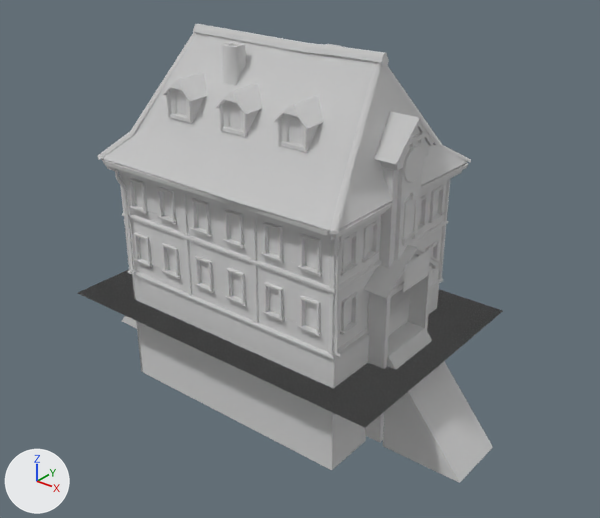
The glTF model mods/addon-pescatarians/data/jakob/small-post/post.gltf as it was, and as the next commit left it.
One viewpoint serves both versions: a camera (50 mm lens) standing at (3.94, -4.73, 3.38) and looking at (0.12, 0.04, 0.42). The axes (+X, +Y, +Z) are drawn at lower left. The lights are the same throughout. Objects named as collision shapes, trigger or cutter boxes, shadow casters or lower levels of detail are left out. Where no turn or scale is listed for an object, it has been applied to the vertices. Vertices at the same position are counted once.

In view in the first picture: '_post_lod0', 'file_c4_center3.011', 'file_c4_corner4.005', 'file_c4_corner4.006', 'file_c4_corner4.008', 'ground'.
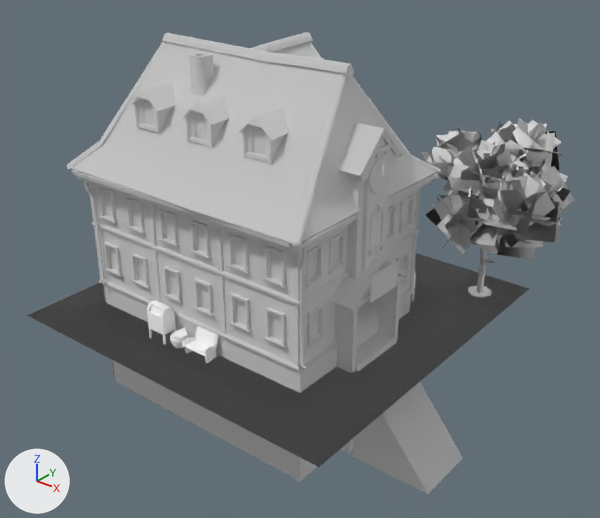
Where the change shows, as pixel boxes (x1, y1, x2, y2) in the pictures (600 x 518 px):
'_post_lod0', deleted: before (98, 24, 493, 483)
'_lod0', added: after (67, 32, 463, 494)
'prop_tree', added: after (422, 118, 575, 293)
'ground', reshaped (18% wider, 28% taller): before (79, 261, 503, 427); after (28, 253, 529, 466)
'file_c4_corner4.005', moved: before (251, 353, 441, 428); after (204, 366, 406, 467)
'file_c4_center3.011', moved: before (158, 319, 292, 374); after (108, 331, 254, 407)
'file_c4_corner4.006', moved: before (391, 289, 502, 362); after (409, 257, 529, 335)
'file_c4_corner4.008', moved: before (78, 271, 223, 330); after (27, 283, 195, 357)
'FeedbackBlocker', added: after (260, 294, 498, 465)
'file_c4_center3.001', added: after (355, 313, 474, 393)
'FeedbackBlocker.001', added: after (33, 303, 284, 434)
'prop_pier_bench2', added: after (182, 326, 219, 363)
'FeedbackBlocker.002', added: after (415, 255, 474, 293)
'prop_flower_pot_1', added: after (170, 327, 189, 348)
'prop_pot', added: after (468, 286, 491, 298)
'FeedbackBlocker.003', added: after (61, 284, 104, 312)

The change, as a list of edits to the scene's bpy script:
```text
Change me_plane_002:
    where me_plane_002.from_pydata(...)  # 4 vertices, 2 faces; spans x -1.5..1.5, y -1.0..1.0, z 0.0
    me_plane_002 part 1
    me_plane_002.vertices[0].co: (-1.5, -1.0, 0.0) -> (-1.5, -1.5, 0.0)  # pixel (77, 292) -> pixel (27, 315)
    me_plane_002.vertices[1].co: (1.5, -1.0, 0.0) -> (1.5, -1.5, 0.0)  # pixel (365, 427) -> pixel (318, 467)
    me_plane_002.vertices[2].co: (-1.5, 1.0, 0.0) -> (-1.5, 1.5, 0.0)
    me_plane_002.vertices[3].co: (1.5, 1.0, 0.0) -> (1.5, 1.5, 0.0)  # pixel (503, 310) -> pixel (529, 288)
Add me_new_mesh_003:
    me_new_mesh_003.from_pydata([(-3.36, -0.21, 0.0), (-3.36, 2.18, 0.0), (-3.1, 2.18, 0.0), (-3.1, -0.21, 0.0)], [], [(1, 2, 3), (1, 3, 0)])
Add me_new_mesh_002:
    me_new_mesh_002.from_pydata([(-3.05, 2.0, 0.0), (-3.05, 2.49, 0.0), (-0.88, 2.49, 0.0), (-0.88, 2.0, 0.0)], [], [(1, 2, 3), (1, 3, 0)])
Add me_new_mesh_001:
    me_new_mesh_001.from_pydata([(-3.36, -0.5, 0.0), (-3.36, -0.21, 0.0), (-0.88, -0.21, 0.0), (-0.88, -0.5, 0.0)], [], [(1, 2, 3), (1, 3, 0)])
Add me_new_mesh_004:
    me_new_mesh_004.from_pydata([(-0.87, -0.5, 0.0), (-0.87, 1.99, 0.0), (-0.4, 1.99, 0.0), (-0.4, -0.5, 0.0)], [], [(1, 2, 3), (1, 3, 0)])
Remove ob_post_lod0:
    ob_post_lod0 = bpy.data.objects.new('_post_lod0', me_mesh_0_030)
Change ob_file_c4_corner4_005:
    ob_file_c4_corner4_005.location: (1.0, -0.5, 0.0) -> (1.0, -1.0, 0.0)
Change ob_file_c4_corner4_006:
    ob_file_c4_corner4_006.location: (1.0, 0.5, 0.0) -> (1.0, 1.0, 0.0)
Change ob_file_c4_corner4_008:
    ob_file_c4_corner4_008.location: (-1.0, -0.5, 0.0) -> (-1.0, -1.0, 0.0)
Change ob_file_c4_center3_011:
    ob_file_c4_center3_011.location: (0.0, -0.5, 0.0) -> (0.0, -1.0, 0.0)
Add ob_feedbackblocker_003:
    ob_feedbackblocker_003 = bpy.data.objects.new('FeedbackBlocker.003', me_new_mesh_003)
    ob_feedbackblocker_003.location = (1.875, -1.0, 0.0)
Add ob_feedbackblocker_002:
    ob_feedbackblocker_002 = bpy.data.objects.new('FeedbackBlocker.002', me_new_mesh_002)
    ob_feedbackblocker_002.location = (1.875, -1.0, 0.0)
Add ob_feedbackblocker_001:
    ob_feedbackblocker_001 = bpy.data.objects.new('FeedbackBlocker.001', me_new_mesh_001)
    ob_feedbackblocker_001.location = (1.875, -1.0, 0.0)
Add ob_feedbackblocker:
    ob_feedbackblocker = bpy.data.objects.new('FeedbackBlocker', me_new_mesh_004)
    ob_feedbackblocker.location = (1.875, -1.0, 0.0)
Add ob_lod0:
    ob_lod0 = bpy.data.objects.new('_lod0', me_mesh_0_016)  # 4593 vertices, 5805 faces; spans x -0.88..2.16, y -1.22..1.33, z -1.76..1.17; in mat_school (its picture is missing), mat_phone_booth (white #ffffff), mat_postbox (white #ffffff), mat_glass (white #ffffff)
    ob_lod0.location = (-0.427, 0.108, 0.973)
Add ob_prop_pot:
    ob_prop_pot = bpy.data.objects.new('prop_pot', me_data_graphics_props_decoration_simple_pot_prp)  # 16 vertices, 22 faces; spans x -0.104..0.111, y -0.107..0.108, z 0.0..0.078; in mat_material_0 (white #ffffff)
    ob_prop_pot.location = (1.19, 1.171, -0.067)
Add ob_prop_tree:
    ob_prop_tree = bpy.data.objects.new('prop_tree', me_data_graphics_props_terrain_props_vegetation_trees_moderate_tre)  # 940 vertices, 613 faces; spans x -0.59..0.746, y -0.781..0.628, z -0.001..1.467
    ob_prop_tree.location = (1.191, 1.168, 0.0)
Add ob_prop_flower_pot_1:
    ob_prop_flower_pot_1 = bpy.data.objects.new('prop_flower_pot_1', me_data_graphics_props_decoration_flower_pot_02_prp)  # 56 vertices, 86 faces; spans x -0.111..0.111, y -0.108..0.108, z 0.0..0.173; in mat_data_graphics_props_decoration_flower_pot_02_prp (white #ffffff)
    ob_prop_flower_pot_1.location = (-0.193, -1.04, 0.0)
    ob_prop_flower_pot_1.rotation_euler = (0.0, 0.0, -3.142)  # degrees (0, 0, -180)
    ob_prop_flower_pot_1.scale = (0.678, 0.678, 0.678)
Add ob_prop_pier_bench2:
    ob_prop_pier_bench2 = bpy.data.objects.new('prop_pier_bench2', me_data_graphics_props_furniture_pier_bench_prp)  # 67 vertices, 74 faces; spans x -0.163..0.163, y -0.085..0.047, z 0.0..0.153; in mat_data_graphics_props_furniture_pier_bench_prp (white #ffffff)
    ob_prop_pier_bench2.location = (0.042, -1.062, 0.004)
    ob_prop_pier_bench2.rotation_euler = (0.0, 0.0, 3.128)  # degrees (0, 0, 179)
    ob_prop_pier_bench2.scale = (0.75, 1.25, 1.25)
Add ob_file_c4_center3_001:
    ob_file_c4_center3_001 = bpy.data.objects.new('file_c4_center3.001', me_data_jakob_decals_city_city_center3_cfg_001)
    ob_file_c4_center3_001.location = (1.0, 0.0, 0.0)
    ob_file_c4_center3_001.scale = (0.333, 0.5, 1.0)
```
